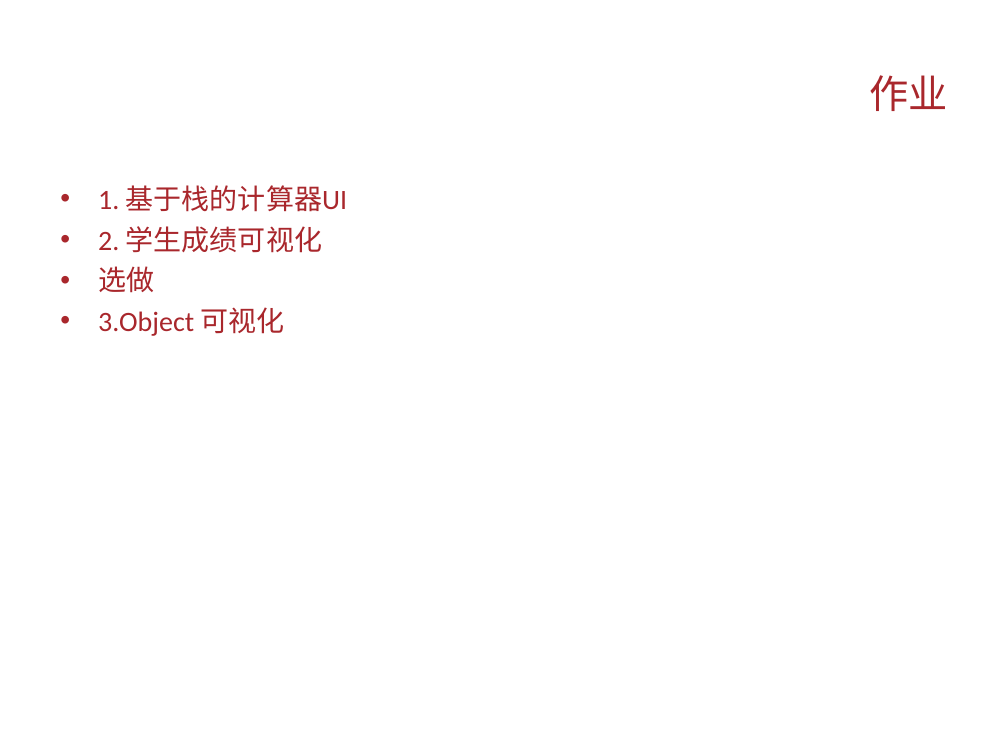
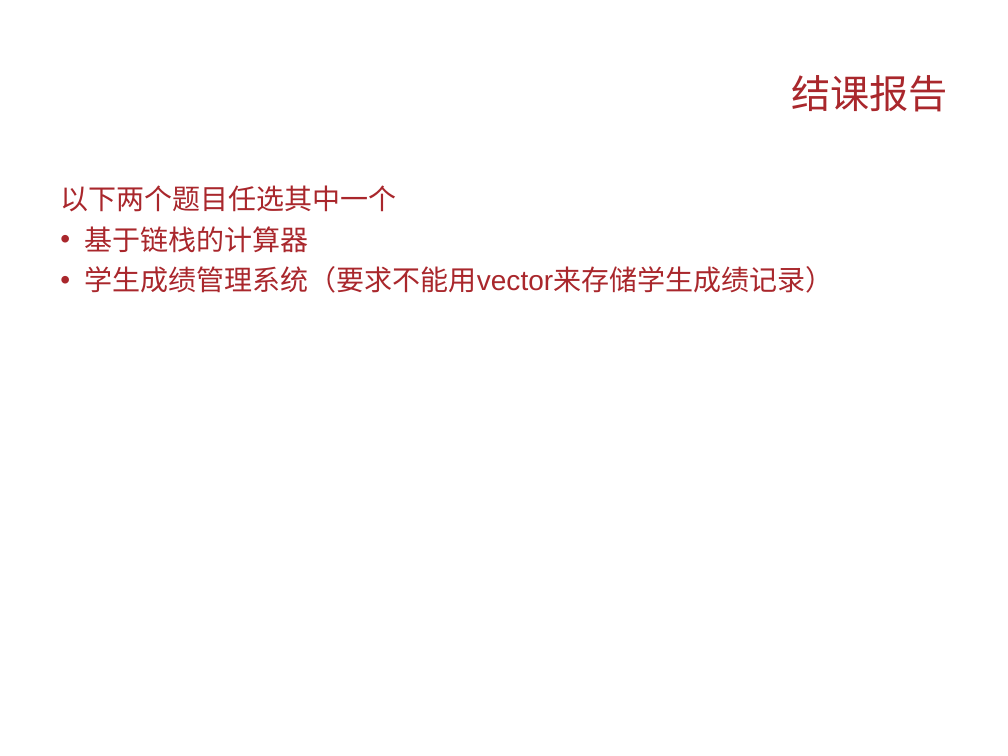
Before and after one commit to Changhe160/Changhe160.github.io, a slide deck: slide 22 of teachingRes/Cplusplus/Qt编程简介.ppt. Drawn at 1008x756 pixels with LibreOffice and Linux fonts; fonts in the diff are those of the drawing; background and template pictures are left out. Boxes give left, top, right and bottom in pixels: in the first picture for what was removed or moved away, otherwise in the second. Text is boxed around its words. In the diff, an @@ line names an element or a change of style, - is before the commit and + after.

```diff
--- a/teachingRes/Cplusplus/Qt编程简介.ppt
+++ b/teachingRes/Cplusplus/Qt编程简介.ppt
@@ title at [791, 75, 948, 112]: text changed; font Calibri to Arial @@
-作业
+结课报告
@@ text at [60, 185, 834, 293]: text changed; font Calibri to Arial @@
-• 1. 基于栈的计算器UI
-• 2. 学生成绩可视化
-• 选做
-• 3.Object 可视化
+以下两个题目任选其中一个
+• 基于链栈的计算器
+• 学生成绩管理系统（要求不能用vector来存储学生成绩记录）
```
Also in this commit, not shown: 14 other slides changed, 1 slide added, 1 slide removed.
